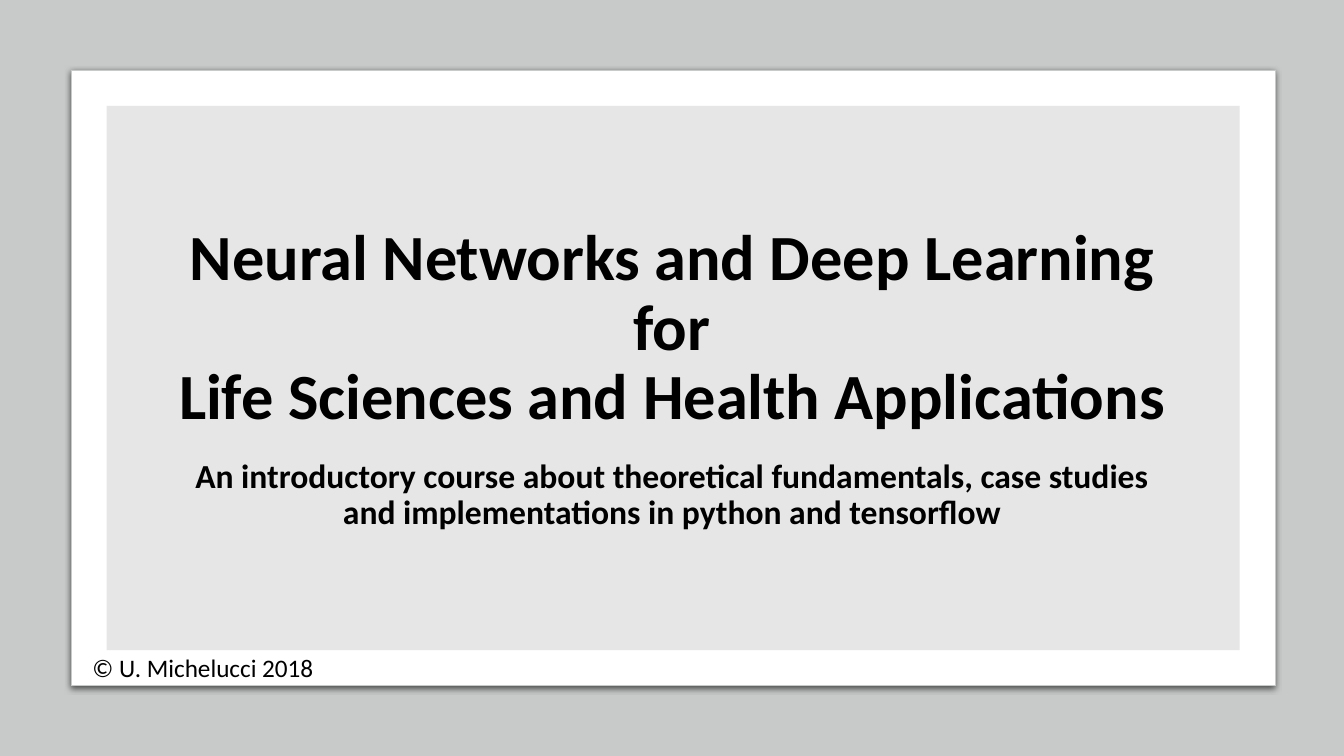
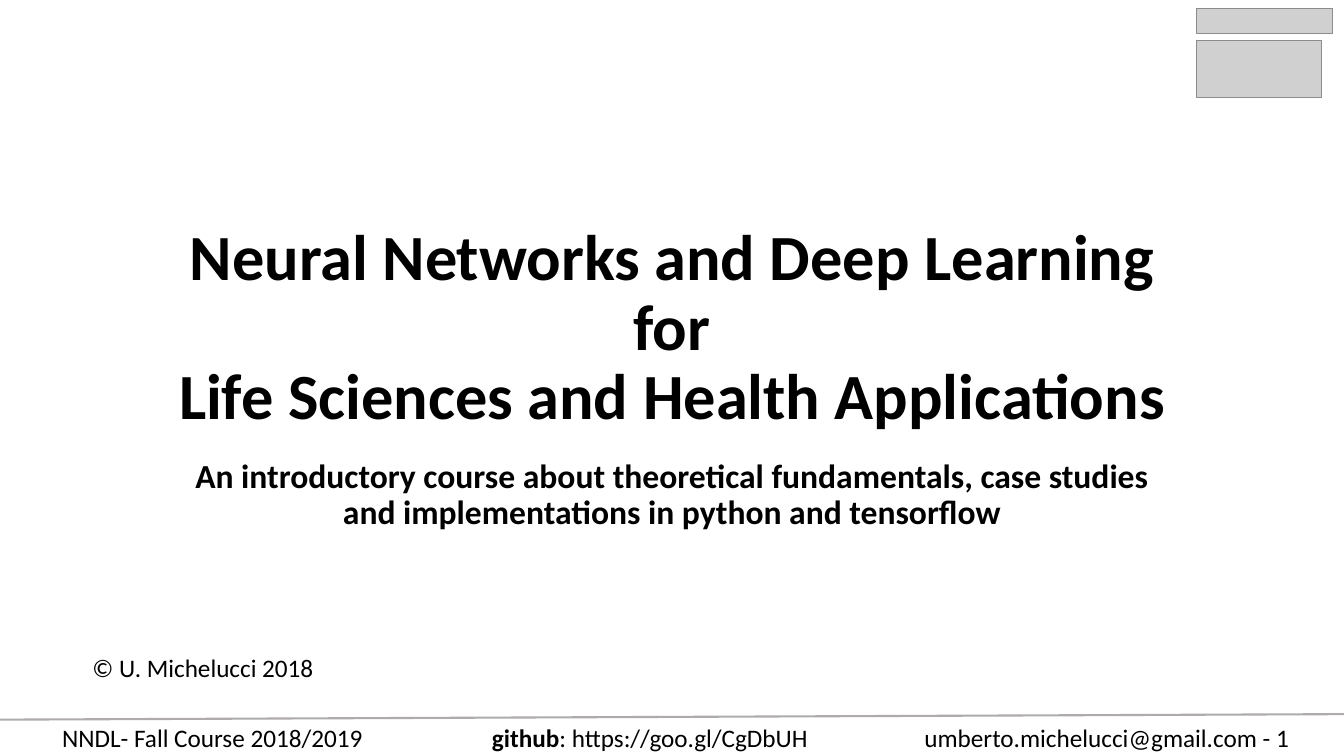
Before and after one commit to toelt-llc/COURSE-zhaw-dlcourse-spring2019, a slide deck: slide 1 of Learning_goals_overview.pptx. Drawn at 1344x756 pixels with LibreOffice and Linux fonts; fonts in the diff are those of the drawing; grey boxes stand for pictures. Boxes give left, top, right and bottom in pixels: in the first picture for what was removed or moved away, otherwise in the second. Text is boxed around its words. In the diff, an @@ line names an element or a change of style, - is before the commit and + after.

Commit message:
Updated a few learning goals.

```diff
--- a/Learning_goals_overview.pptx
+++ b/Learning_goals_overview.pptx
@@ rectangle removed at (0,0,1344,756) @@
@@ picture added at (1197,8,1333,33) @@
@@ picture added at (1197,40,1321,97) @@
@@ rounded rectangle removed at (72,71,1275,686) @@
@@ rectangle removed at (107,106,1240,650) @@
@@ text added at (62,729,363,748), 18 pt, text #000000 @@
+NNDL- Fall Course 2018/2019
@@ text added at (492,729,808,752), 18 pt, text #000000 @@
+github: https://goo.gl/CgDbUH
@@ text added at (924,729,1289,752), 18 pt, text #000000 @@
+umberto.michelucci@gmail.com - 1
```
Also in this commit, not shown: 18 other slides changed.
